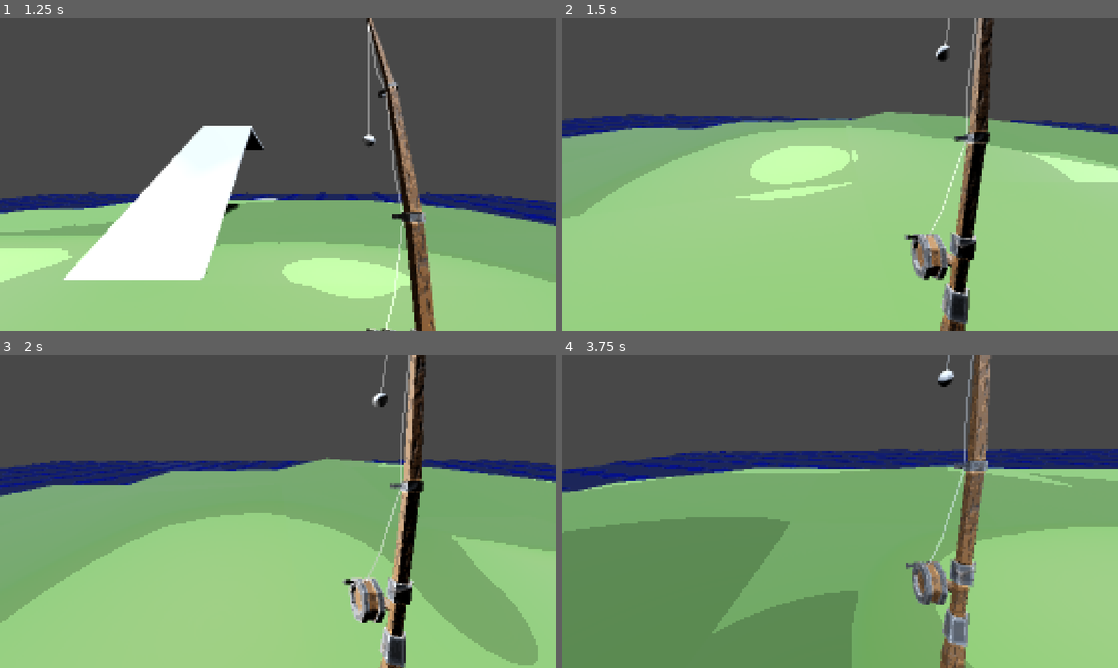
Above: before the commit, frames 1-4 (two rows, left to right).
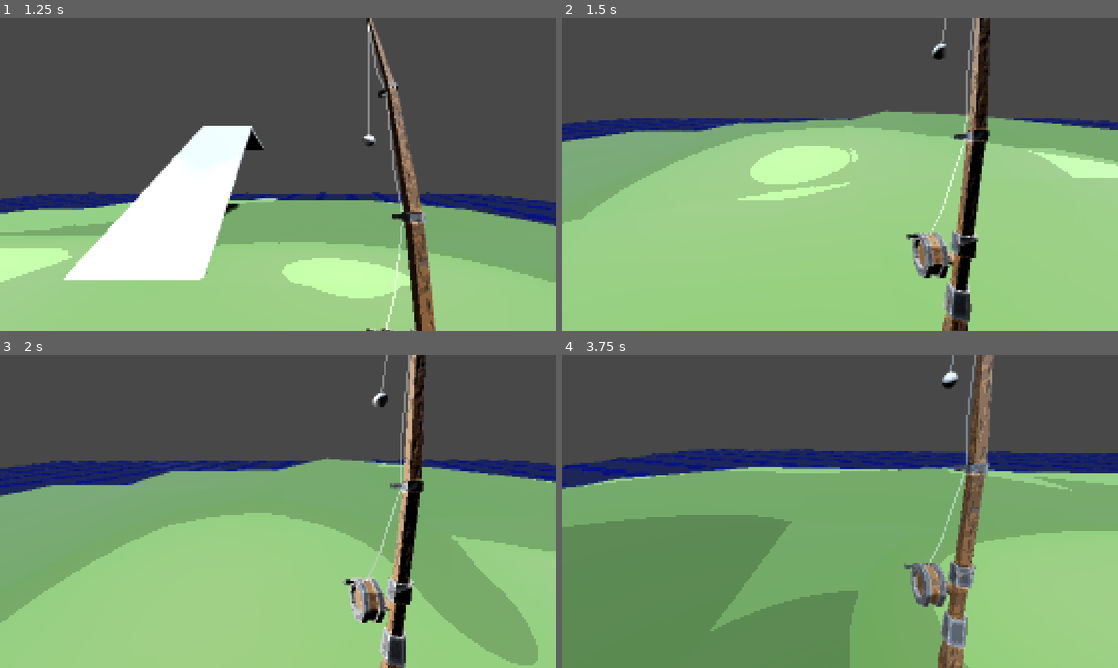
Above: after the commit, the same moments.

Repository: bobiscoolleonardo-collab/Collab
Game: Godot game, scene res://Scenes/game.tscn
The game is run twice, just before and just after one commit, with the same random seed, the same clock (stepped at 60 frames per second) and the same inputs.
Inputs (mouse positions are in pixels of both pictures, inside the frame that each line leads up to):
- Up to frame 1 (1.25 s): move the mouse to (400, 158) at 0.52 s; hold D (right) from 0.53 s (still down); hold Space (space) from 0.53 s (still down); click (400, 158) at 0.67 s; tap Shift (sprint) at 0.8 s
- Up to frame 2 (1.5 s): move the mouse to (812, 174) at 1.27 s; release D (right) at 1.28 s; release Space (space) at 1.28 s; hold W (up) from 1.28 s (still down); tap Shift (sprint) at 1.35 s
- Up to frame 3 (2 s): keep holding W (up); tap Space (space) at 1.55 s
- Up to frame 4 (3.75 s): keep holding W (up); move the mouse to (851, 505) at 2.02 s; hold Space (space) 2.03-2.78 s; tap Shift (sprint) at 2.3, 2.85 s; move the mouse to (834, 517) at 2.77 s; tap Space (space) at 3.05 s; move the mouse to (878, 514) at 3.52 s; hold Space (space) from 3.53 s (still down)

Frame 1 is identical in both runs. In frame 2, 5.5% of the frame differs, in the area x 0-100%, y 0-100%; in frame 3, less than 0.1%; in frame 4, 6.8%.

Commit message:
Optimization

Diff:
--- a/Scenes/fishing_rod.tscn
+++ b/Scenes/fishing_rod.tscn
@@ -21,6 +21,7 @@
 point2 = NodePath("Point2")
 point3 = NodePath("Point3")
 sway_strength = 100.0
+damping = 1.0
 
 [node name="Rod" type="MeshInstance3D" parent="." unique_id=1826954930]
 transform = Transform3D(7.868049e-09, 0.06, 2.2928226e-16, -2.6226832e-09, 1.1464113e-16, 0.06, 0.06, -7.868049e-09, 2.6226832e-09, 0, 0, 0)
--- a/Scenes/game.tscn
+++ b/Scenes/game.tscn
@@ -73,7 +73,7 @@
 shader_parameter/wave_crest_sharpness = 0.10000000149012
 shader_parameter/wave_crest_threshold = 0.06999999843536
 shader_parameter/uv_scale = 25.0
-shader_parameter/depth_distance = 7.500000111759
+shader_parameter/depth_distance = 10.000000149012
 shader_parameter/beers_law = 12.0
 shader_parameter/water_transparentcy = 0.5
 shader_parameter/refraction_strength = 0.5
--- a/Scripts/Bobber.gd
+++ b/Scripts/Bobber.gd
@@ -26,48 +26,22 @@
 # --- fishing line ---
 var line_mesh := ImmediateMesh.new()
 var line := MeshInstance3D.new()
-var line1 := MeshInstance3D.new()
-var line_mesh1 := ImmediateMesh.new()
-var line2 := MeshInstance3D.new()
-var line_mesh2 := ImmediateMesh.new()
-var line3 := MeshInstance3D.new()
-var line_mesh3 := ImmediateMesh.new()
 
 
 
 func _ready():
 	last_yaw = camera.global_rotation.y
-	line.top_level = true
-	line1.top_level = true
-	line2.top_level = true
-	line3.top_level = true
-	line.global_transform = Transform3D.IDENTITY
-	line1.global_transform = Transform3D.IDENTITY
-	line2.global_transform = Transform3D.IDENTITY
-	line3.global_transform = Transform3D.IDENTITY
 
-	# setup line
-	line.mesh = line_mesh
-	line1.mesh = line_mesh1
-	line2.mesh = line_mesh2
-	line3.mesh = line_mesh3
-	add_child(line)
-	add_child(line1)
-	add_child(line2)
-	add_child(line3)
-
-	var mat = StandardMaterial3D.new()
+	var mat := StandardMaterial3D.new()
 	mat.shading_mode = BaseMaterial3D.SHADING_MODE_PER_VERTEX
 	mat.albedo_color = Color(0.8, 0.8, 0.8)
 
+	line.top_level = true
+	line.global_transform = Transform3D.IDENTITY
+	line.mesh = line_mesh
 	line.material_override = mat
-	line1.material_override = mat
-	line2.material_override = mat
-	line3.material_override = mat
 	line.cast_shadow = GeometryInstance3D.SHADOW_CASTING_SETTING_OFF
-	line1.cast_shadow = GeometryInstance3D.SHADOW_CASTING_SETTING_OFF
-	line2.cast_shadow = GeometryInstance3D.SHADOW_CASTING_SETTING_OFF
-	line3.cast_shadow = GeometryInstance3D.SHADOW_CASTING_SETTING_OFF
+	add_child(line)
 
 
 func _physics_process(delta):
@@ -104,56 +78,23 @@
 
 func _process(_delta):
 	line_mesh.clear_surfaces()
-	line_mesh.surface_begin(Mesh.PRIMITIVE_LINE_STRIP)
-	line_mesh1.clear_surfaces()
-	line_mesh1.surface_begin(Mesh.PRIMITIVE_LINE_STRIP)
-	line_mesh2.clear_surfaces()
-	line_mesh2.surface_begin(Mesh.PRIMITIVE_LINE_STRIP)
-	line_mesh3.clear_surfaces()
-	line_mesh3.surface_begin(Mesh.PRIMITIVE_LINE_STRIP)
+	line_mesh.surface_begin(Mesh.PRIMITIVE_LINES)
 
-	var start: Vector3 = rod_tip.global_position
-	var end: Vector3 = bobber.global_position
-	var start1: Vector3 = point1.global_position
-	var end1: Vector3 = point2.global_position
-	var start2: Vector3 = point2.global_position
-	var end2: Vector3 = point3.global_position
-	var start3: Vector3 = point3.global_position
-	var end3: Vector3 = rod_tip.global_position
+	var segments = [
+		[rod_tip.global_position, bobber.global_position],
+		[point1.global_position, point2.global_position],
+		[point2.global_position, point3.global_position],
+		[point3.global_position, rod_tip.global_position],
+	]
 
-	# --- segment 1 ---
-	var mid = start.lerp(end, 0.5)
-	mid.y -= sag_amount
-
-	line_mesh.surface_add_vertex(start)
-	line_mesh.surface_add_vertex(mid)
-	line_mesh.surface_add_vertex(end)
-
-	# --- segment 2 ---
-	var mid1 = start1.lerp(end1, 0.5)
-	mid1.y -= sag_amount
-
-	line_mesh1.surface_add_vertex(start1)
-	line_mesh1.surface_add_vertex(mid1)
-	line_mesh1.surface_add_vertex(end1)
-
-	# --- segment 3 ---
-	var mid2 = start2.lerp(end2, 0.5)
-	mid2.y -= sag_amount
-
-	line_mesh2.surface_add_vertex(start2)
-	line_mesh2.surface_add_vertex(mid2)
-	line_mesh2.surface_add_vertex(end2)
-
-	# --- segment 4 ---
-	var mid3 = start3.lerp(end3, 0.5)
-	mid3.y -= sag_amount
-
-	line_mesh3.surface_add_vertex(start3)
-	line_mesh3.surface_add_vertex(mid3)
-	line_mesh3.surface_add_vertex(end3)
+	for seg in segments:
+		var mid = seg[0].lerp(seg[1], 0.5)
+		mid.y -= sag_amount
+			# first half
+		line_mesh.surface_add_vertex(seg[0])
+		line_mesh.surface_add_vertex(mid)
+			# second half
+		line_mesh.surface_add_vertex(mid)
+		line_mesh.surface_add_vertex(seg[1])
 
 	line_mesh.surface_end()
-	line_mesh1.surface_end()
-	line_mesh2.surface_end()
-	line_mesh3.surface_end()
--- a/Scripts/player.gd
+++ b/Scripts/player.gd
@@ -3,18 +3,21 @@
 var walk_speed = 5.0
 var sprint_speed = 7.0
 var jump_velocity = 4.5
+
 var bob_time := 0.0
 var idle_bob_speed := 3.0
 var idle_bob_amount := 0.03
 var base_height := 0
 var velocity_y_last := 0.0
 var landing_offset := 0.0
-var sway_amount := 0.3
+var sway_amount :=  200.0
 var sway_smooth := 10.0
 var target_roll := 0.0
+
 var is_moving
 var is_sprinting
 var movement_speed
+
 var pitch := 0.0
 var sensitivity := 0.01
 var mouse_delta := Vector2.ZERO
@@ -57,7 +60,7 @@
 		Input.set_mouse_mode(Input.MOUSE_MODE_VISIBLE)
 	if Input.get_mouse_mode() == Input.MOUSE_MODE_CAPTURED:
 		if event is InputEventMouseMotion:
-			mouse_delta = event.relative
+			mouse_delta += event.relative
 			neck.rotate_y(-event.relative.x * sensitivity)
 			hands.rotate_y(-event.relative.x * sensitivity)
 			pitch -= event.relative.y * sensitivity
@@ -68,12 +71,11 @@
 	is_moving = false
 	is_sprinting = false
 
-	var normalized_mouse_x = mouse_delta.x / max(delta, 0.0001)
-	target_roll = clamp(-normalized_mouse_x * sway_amount * 0.001, -0.9, 0.9)
+	camera.rotation.z = lerp(camera.rotation.z, clamp(-mouse_delta.x * delta * sway_amount * 0.001, -0.9, 0.9), delta * sway_smooth)
 	mouse_delta = Vector2.ZERO
 	camera.rotation.z = lerp(camera.rotation.z, target_roll, delta * sway_smooth)
-	movement_speed = sprint_speed if Input.is_action_pressed("sprint") else walk_speed
-	is_sprinting = true if Input.is_action_pressed("sprint") else false
+	is_sprinting = Input.is_action_pressed("sprint")
+	movement_speed = sprint_speed if is_sprinting else walk_speed
 
 	# --- water check ---
 	water_surface_y = get_wave_height(global_position)
@@ -81,31 +83,11 @@
 
 	if is_in_water:
 		var depth = water_surface_y - global_position.y
-
-		if depth > 0.3:
-			var float_force = depth * 8.0
-			velocity.y = lerp(velocity.y, float_force, 0.05)
-		else:
-			velocity.y = lerp(velocity.y, 0.0, 0.08)
-
-
-		var input_dir := Input.get_vector("left", "right", "up", "down")
-		var direction = (neck.transform.basis * Vector3(input_dir.x, 0, input_dir.y)).normalized()
-		if direction:
-			velocity.x = lerp(velocity.x, direction.x * 3.0, 0.1)
-			velocity.z = lerp(velocity.z, direction.z * 3.0, 0.1)
-		else:
-			velocity.x = lerp(velocity.x, 0.0, 0.08)
-			velocity.z = lerp(velocity.z, 0.0, 0.08)
-
-
+		velocity.y = lerp(velocity.y, depth * 8.0 if depth > 0.3 else 0.0, 0.05)
 		if Input.is_action_pressed("space"):
 			velocity.y = lerp(velocity.y, 4.0, 0.15)
-
-
-		if not Input.is_action_pressed("space") and depth < 0.3:
+		elif depth < 0.3:
 			velocity.y -= gravity * 0.3 * delta
-
 	else:
 		if not is_on_floor():
 			velocity.y -= gravity * delta
@@ -126,20 +108,12 @@
 	move_and_slide()
 	camera_bob(delta)
 
-func camera_bob(delta: float):
-	var speed := 0.0
-	var bob_amount := 0.0
-	if is_on_floor() and is_moving:
-		speed = 17 if Input.is_action_pressed("sprint") else 12
-		bob_amount = 0.04 if Input.is_action_pressed("sprint") else 0.03
-	else:
-		speed = idle_bob_speed
-		bob_amount = idle_bob_amount
-	bob_time += delta * speed
-	var vertical := sin(bob_time) * bob_amount
+func camera_bob(delta: float) -> void:
+	var on_floor_moving = is_on_floor() and is_moving
+	bob_time += delta * ((17.0 if is_sprinting else 12.0) if on_floor_moving else idle_bob_speed)
 	if is_on_floor() and velocity_y_last < -1.0:
 		landing_offset = 0.12
 	velocity_y_last = velocity.y
 	landing_offset = lerp(landing_offset, 0.0, delta * 8.0)
-	var target_y = base_height + vertical - landing_offset
-	camera.position.y = lerp(camera.position.y, target_y, delta * 10.0)
+	var bob := sin(bob_time) * ((0.04 if is_sprinting else 0.03) if on_floor_moving else idle_bob_amount)
+	camera.position.y = lerp(camera.position.y, base_height + bob - landing_offset, delta * 10.0)
